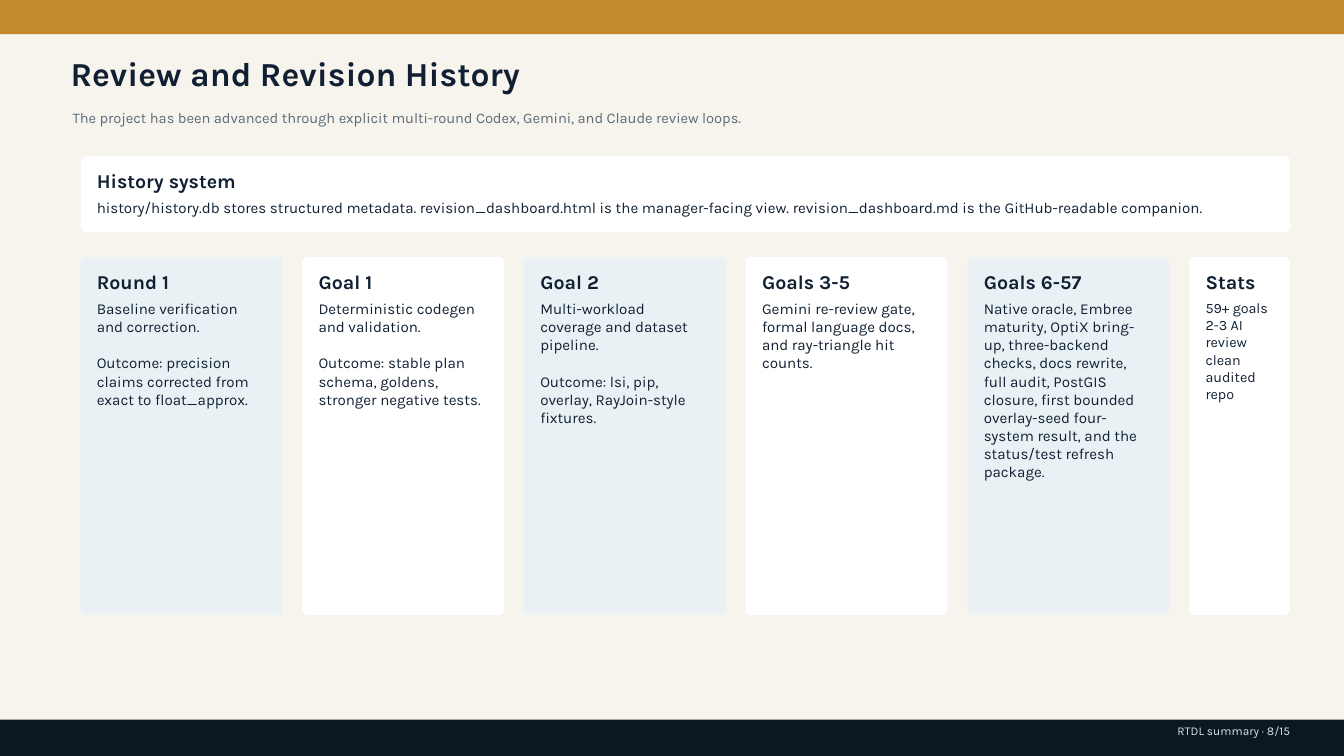
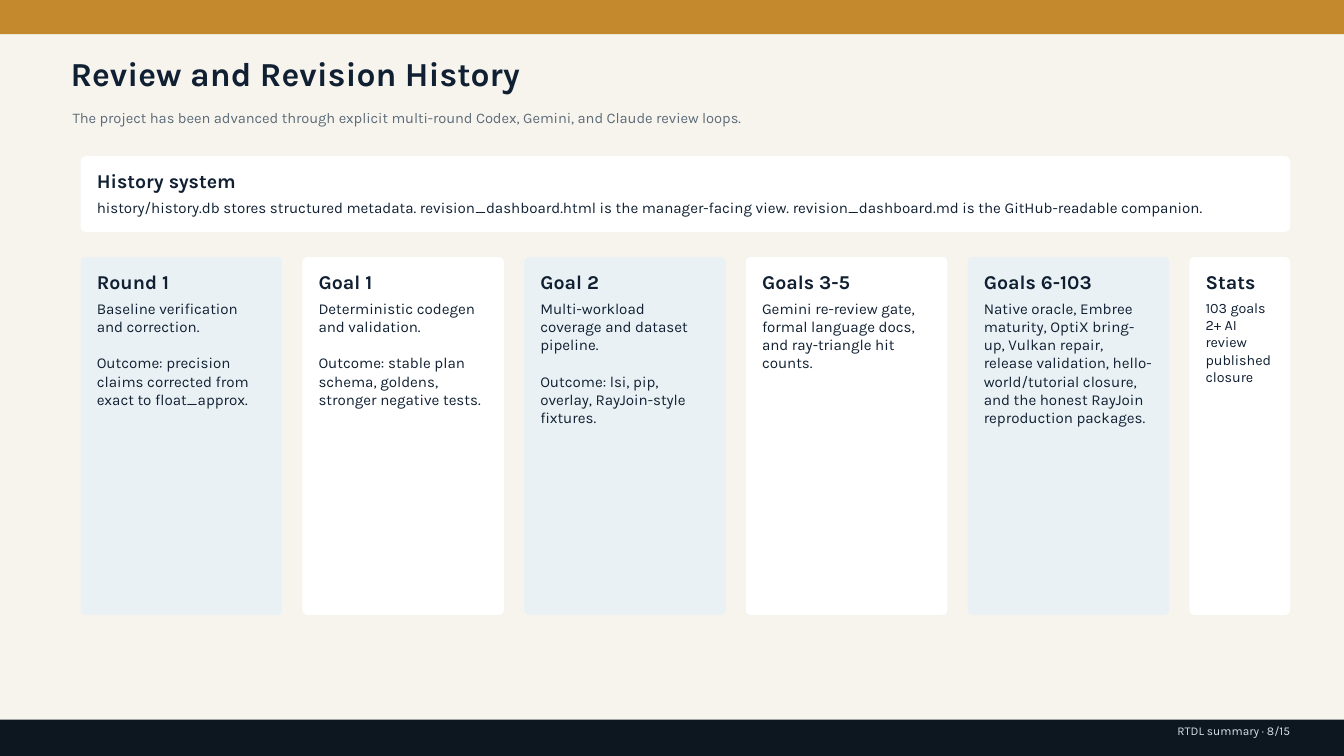
Before and after one commit to rubaolee/rtdl, a slide deck: slide 8 of rtdl_status_summary.pptx. Drawn at 1344x756 pixels with LibreOffice and Linux fonts; fonts in the diff are those of the drawing. Boxes give left, top, right and bottom in pixels: in the first picture for what was removed or moved away, otherwise in the second. Text is boxed around its words. In the diff, an @@ line names an element or a change of style, - is before the commit and + after.

Commit message:
Publish flat paper package, updated status deck, and Goal 104 report

```diff
--- a/rtdl_status_summary.pptx
+++ b/rtdl_status_summary.pptx
@@ text at [984,275,1092,290]: text changed @@
-Goals 6-57
+Goals 6-103
@@ text at [984,303,1152,427]: text changed @@
-Native oracle, Embree maturity, OptiX bring-up, three-backend checks, docs rewrite, full audit, PostGIS closure, first bounded overlay-seed four-system result, and the status/test refresh package.
+Native oracle, Embree maturity, OptiX bring-up, Vulkan repair, release validation, hello-world/tutorial closure, and the honest RayJoin reproduction packages.
@@ text at [1206,303,1272,382]: text changed @@
-59+ goals
-2-3 AI review
-clean audited repo
+103 goals
+2+ AI review
+published closure
```
Also in this commit, not shown: 7 other slides changed, 54 other files.
